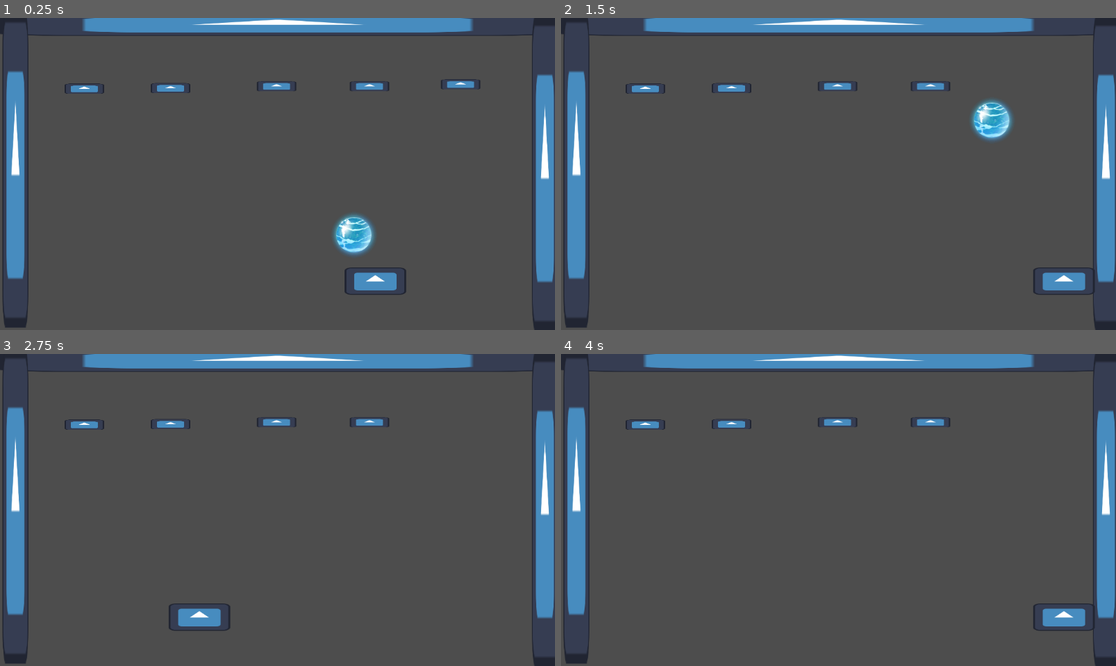
Above: before the commit, frames 1-4 (two rows, left to right).
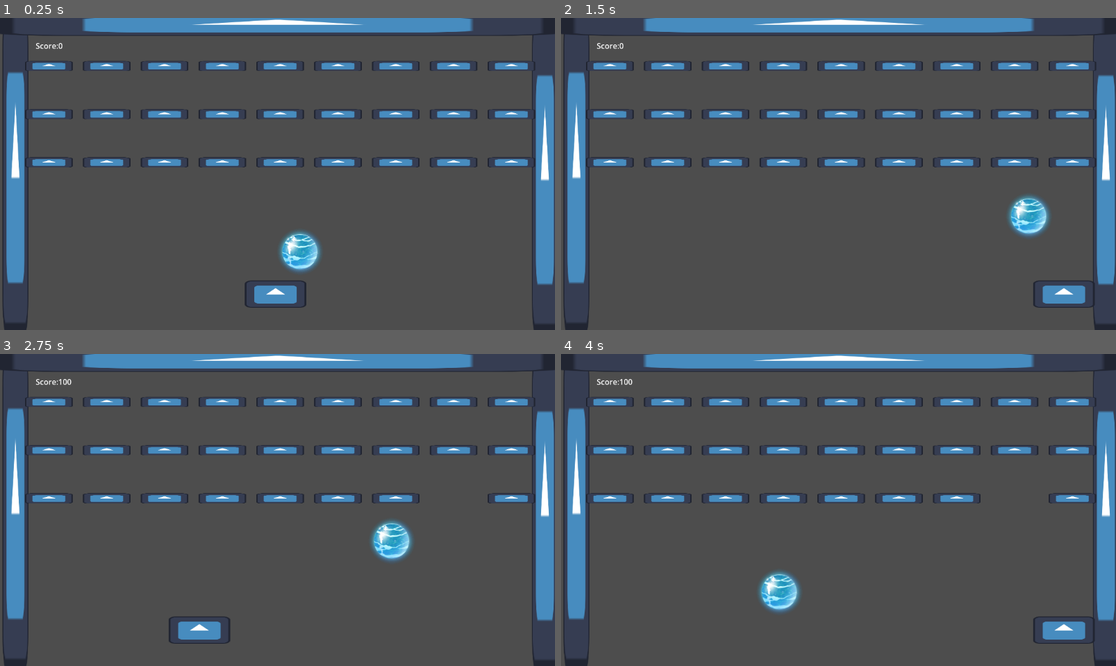
Above: after the commit, the same moments.

Repository: CyanBlaster/Breakout
Game: Godot game, scene res://Scenes/main_screen.tscn
The game is run twice, just before and just after one commit, with the same random seed, the same clock (stepped at 60 frames per second) and the same inputs. The engine's default icon, where the game draws it, is replaced by a stand-in: a white triangle on a blue panel in a dark square.
Inputs (mouse positions are in pixels of both pictures, inside the frame that each line leads up to):
- Up to frame 1 (0.25 s): no input
- Up to frame 2 (1.5 s): tap Enter (ui_accept) at 0.5, 0.77 s; move the mouse to (960, 158) at 0.52 s; hold Right (Right) from 0.53 s (still down); tap Alt at 0.6 s; click (960, 158) at 0.67 s; move the mouse to (727, 189) at 1.27 s; tap Shift at 1.35 s
- Up to frame 3 (2.75 s): tap Enter (ui_accept) at 1.52 s; move the mouse to (333, 441) at 2.02 s; release Right (Right) at 2.03 s; hold Left (Left) from 2.03 s (still down); tap Alt at 2.1 s
- Up to frame 4 (4 s): move the mouse to (810, 572) at 2.77 s; release Left (Left) at 2.78 s; hold Right (Right) from 2.78 s (still down); tap Shift at 2.85 s; click (810, 572) at 2.92 s; tap Enter (ui_accept) at 3.02, 3.77 s; move the mouse to (1005, 556) at 3.52 s; tap Alt at 3.6 s

The runs differ from the first frame. In frame 1, 8.5% of the frame differs, in the area x 0-100%, y 0-100%; in frame 2, 8.0%; in frame 3, 7.1%; in frame 4, 7.1%.

Commit message:
Added score counter and respawning ball.

Diff:
--- a/Scenes/ball.gd
+++ b/Scenes/ball.gd
@@ -7,18 +7,21 @@
 func _ready():
 	velocity = Vector2(1, 1).normalized() * SPEED
 	print(velocity)
+
 func _physics_process(delta: float) -> void:
 	# Add the gravity.
-	var collision: KinematicCollision2D = move_and_collide(velocity * delta)
-	#var collision = move_and_collide(velocity * delta)
-	#if not is_on_floor():
-		#velocity += get_gravity() * delta
-		#print(velocity)
+	var collision = move_and_collide(velocity * delta)
+
 	if collision:
-		var reflect = collision.get_remainder().bounce(collision.get_normal())
+		var collider = collision.get_collider()
+		print('son here 2', collider)
+		if collider.is_in_group('bricks'):
+			print('son here 3')
+			collider.take_damage()
+		#var reflect = collision.get_remainder().bounce(collision.get_normal())
 		velocity = velocity.bounce(collision.get_normal())
 		#velocity.x *= randf_range(0.97, 1.03)
-		move_and_collide(reflect)
+		#move_and_collide(reflect)
 	if(velocity.y == 0):
 		var x = randf_range(-1, 1)
 		if(x >= 0):
@@ -36,5 +39,8 @@
 	#if(velocity.y < 1):
 		#velocity.y += 2
 	print(velocity)
+	if(position.y >= 700):
+		position.y = 450;
+		position.x = 500
 
-	move_and_slide()
+	#move_and_slide()
--- a/Scenes/ball.tscn
+++ b/Scenes/ball.tscn
@@ -6,15 +6,13 @@
 [sub_resource type="CircleShape2D" id="CircleShape2D_cbx31"]
 radius = 37.01351
 
-[node name="Ball" type="Node2D" unique_id=117269277]
-
-[node name="CharacterBody2D" type="CharacterBody2D" parent="." unique_id=1395036742]
+[node name="ball" type="CharacterBody2D" unique_id=285526337]
 script = ExtResource("1_ij5cq")
 
-[node name="CollisionShape2D" type="CollisionShape2D" parent="CharacterBody2D" unique_id=1797398004]
+[node name="CollisionShape2D" type="CollisionShape2D" parent="." unique_id=1797398004]
 shape = SubResource("CircleShape2D_cbx31")
 
-[node name="Sprite2D" type="Sprite2D" parent="CharacterBody2D" unique_id=1110831572]
+[node name="Sprite2D" type="Sprite2D" parent="." unique_id=1110831572]
 texture = ExtResource("1_d60mj")
 region_enabled = true
 region_rect = Rect2(0, 0, 100, 100)
--- a/Scenes/block.gd
+++ b/Scenes/block.gd
@@ -5,19 +5,8 @@
 var points = 100
 var health = 1
 
-
 func take_damage():
 	health -= 1
-
-
-func _process(_delta: float) -> void:
 	if(health <= 0):
-		points += 100
+		globals.point += points
 		queue_free()
-
-
-
-
-func _on_area_2d_body_entered(body: Node2D) -> void:
-	if(body.name != "block"):
-		take_damage()
--- a/Scenes/block.tscn
+++ b/Scenes/block.tscn
@@ -3,33 +3,17 @@
 [ext_resource type="Script" uid="uid://cfbi6mq6siwr8" path="res://Scenes/block.gd" id="1_8o1l4"]
 [ext_resource type="Texture2D" uid="uid://bx86461glea4r" path="res://Sprites/icon.svg" id="1_im0tn"]
 
-[sub_resource type="PhysicsMaterial" id="PhysicsMaterial_8o1l4"]
+[sub_resource type="RectangleShape2D" id="RectangleShape2D_c2iur"]
+size = Vector2(101.625, 22)
 
-[sub_resource type="RectangleShape2D" id="RectangleShape2D_8o1l4"]
-size = Vector2(81, 21)
-
-[sub_resource type="RectangleShape2D" id="RectangleShape2D_c2iur"]
-size = Vector2(78, 18)
-
-[node name="block" type="Node2D" unique_id=365465131]
-
-[node name="block" type="StaticBody2D" parent="." unique_id=1691782023]
-physics_material_override = SubResource("PhysicsMaterial_8o1l4")
+[node name="block" type="StaticBody2D" unique_id=421257657 groups=["bricks"]]
 script = ExtResource("1_8o1l4")
 
-[node name="Sprite2D" type="Sprite2D" parent="block" unique_id=1219076358]
-position = Vector2(31, 0)
-scale = Vector2(0.6367188, 0.1640625)
-texture = ExtResource("1_im0tn")
-
-[node name="Area2D" type="Area2D" parent="block/Sprite2D" unique_id=684407483]
-
-[node name="CollisionShape2D" type="CollisionShape2D" parent="block/Sprite2D/Area2D" unique_id=557052202]
-scale = Vector2(1.570552, 6.095238)
-shape = SubResource("RectangleShape2D_8o1l4")
-
-[node name="CollisionShape2D" type="CollisionShape2D" parent="block" unique_id=892333299]
-position = Vector2(31, 0)
+[node name="CollisionShape2D" type="CollisionShape2D" parent="." unique_id=1233946039]
+position = Vector2(-8.8125, 0)
 shape = SubResource("RectangleShape2D_c2iur")
 
-[connection signal="body_entered" from="block/Sprite2D/Area2D" to="block" method="_on_area_2d_body_entered"]
+[node name="Sprite2D" type="Sprite2D" parent="." unique_id=1219076358]
+position = Vector2(-8.500001, 0)
+scale = Vector2(0.77343744, 0.1640625)
+texture = ExtResource("1_im0tn")
--- /dev/null
+++ b/Scenes/defeat.gd
@@ -0,0 +1 @@
+extends Area2D
--- /dev/null
+++ b/Scenes/label.gd
@@ -0,0 +1,8 @@
+extends Label
+
+var points = 0
+
+
+func _process(_delta: float) -> void:
+	text = "Score:" + str(globals.point)
+	pass
--- a/Scenes/main_screen.gd
+++ b/Scenes/main_screen.gd
@@ -1 +1,12 @@
 extends Node2D
+
+
+var block = preload("res://Scenes/block.tscn")
+
+func _ready():
+	for j in range(1, 4):
+		for i in range(1, 10):
+			var instance = block.instantiate()
+			instance.position.x = i * 120 - 10
+			instance.position.y = 100 * j
+			add_child(instance)
--- a/Scenes/main_screen.tscn
+++ b/Scenes/main_screen.tscn
@@ -1,20 +1,45 @@
 [gd_scene format=3 uid="uid://ddsst4xbib5l1"]
 
 [ext_resource type="Texture2D" uid="uid://bx86461glea4r" path="res://Sprites/icon.svg" id="1_b1vw1"]
+[ext_resource type="Script" uid="uid://cxu0n8nc68fic" path="res://Scenes/main_screen.gd" id="1_qm5cq"]
 [ext_resource type="PackedScene" uid="uid://bfy31wn621ob1" path="res://Scenes/paddle.tscn" id="2_wi85j"]
+[ext_resource type="Script" uid="uid://s056q5k6uhgl" path="res://Scenes/defeat.gd" id="3_salsw"]
 [ext_resource type="PackedScene" uid="uid://b5euf3h358583" path="res://Scenes/ball.tscn" id="3_wi85j"]
-[ext_resource type="PackedScene" uid="uid://c2kylx2p18g63" path="res://Scenes/block.tscn" id="4_y1wm0"]
+[ext_resource type="Script" uid="uid://dn8y32x2r4emo" path="res://Scenes/label.gd" id="5_qm5cq"]
+
+[sub_resource type="RectangleShape2D" id="RectangleShape2D_w0p2i"]
+size = Vector2(50.25, 648)
 
 [sub_resource type="RectangleShape2D" id="RectangleShape2D_7a4el"]
 size = Vector2(1165, 51)
-
-[sub_resource type="RectangleShape2D" id="RectangleShape2D_w0p2i"]
-size = Vector2(50.25, 648)
 
 [sub_resource type="RectangleShape2D" id="RectangleShape2D_4sclt"]
 size = Vector2(1155, 27)
 
 [node name="Node2D" type="Node2D" unique_id=650036331]
+script = ExtResource("1_qm5cq")
+
+[node name="Wall 1" type="StaticBody2D" parent="." unique_id=1892892575]
+
+[node name="CollisionShape2D" type="CollisionShape2D" parent="Wall 1" unique_id=287645446]
+position = Vector2(25.875, 320)
+shape = SubResource("RectangleShape2D_w0p2i")
+
+[node name="Sprite2D" type="Sprite2D" parent="Wall 1" unique_id=1333093585]
+position = Vector2(32, 321.5)
+scale = Vector2(0.421875, 5.195312)
+texture = ExtResource("1_b1vw1")
+
+[node name="Wall 2" type="StaticBody2D" parent="." unique_id=1990103827]
+
+[node name="CollisionShape2D" type="CollisionShape2D" parent="Wall 2" unique_id=1166612677]
+position = Vector2(1133, 322)
+shape = SubResource("RectangleShape2D_w0p2i")
+
+[node name="Sprite2D" type="Sprite2D" parent="Wall 2" unique_id=2075012411]
+position = Vector2(1131, 326)
+scale = Vector2(0.421875, 5.15625)
+texture = ExtResource("1_b1vw1")
 
 [node name="Wall 3" type="StaticBody2D" parent="." unique_id=1762178128]
 
@@ -27,51 +52,23 @@
 scale = Vector2(9.1484375, 0.3671875)
 texture = ExtResource("1_b1vw1")
 
-[node name="Wall 2" type="StaticBody2D" parent="." unique_id=1990103827]
+[node name="Defeat" type="Area2D" parent="." unique_id=1976548037]
+script = ExtResource("3_salsw")
 
-[node name="CollisionShape2D" type="CollisionShape2D" parent="Wall 2" unique_id=1166612677]
-position = Vector2(1133, 322)
-shape = SubResource("RectangleShape2D_w0p2i")
-
-[node name="Sprite2D" type="Sprite2D" parent="Wall 2" unique_id=2075012411]
-position = Vector2(1131, 323)
-scale = Vector2(0.421875, 5.109375)
-texture = ExtResource("1_b1vw1")
-
-[node name="Paddle" parent="." unique_id=889561999 instance=ExtResource("2_wi85j")]
-position = Vector2(779, 546)
-
-[node name="Area2D" type="Area2D" parent="." unique_id=1976548037]
-
-[node name="CollisionShape2D" type="CollisionShape2D" parent="Area2D" unique_id=262995891]
+[node name="CollisionShape2D" type="CollisionShape2D" parent="Defeat" unique_id=262995891]
 position = Vector2(577, 641.5)
 shape = SubResource("RectangleShape2D_4sclt")
 
-[node name="Wall 1" type="StaticBody2D" parent="." unique_id=1892892575]
+[node name="Ball" parent="." unique_id=117269277 instance=ExtResource("3_wi85j")]
+position = Vector2(570, 433)
 
-[node name="CollisionShape2D" type="CollisionShape2D" parent="Wall 1" unique_id=287645446]
-position = Vector2(25.875, 320)
-shape = SubResource("RectangleShape2D_w0p2i")
+[node name="Paddle" parent="." unique_id=312043175 instance=ExtResource("2_wi85j")]
+position = Vector2(572, 573)
 
-[node name="Sprite2D" type="Sprite2D" parent="Wall 1" unique_id=1333093585]
-position = Vector2(32, 316.00003)
-scale = Vector2(0.421875, 5.109375)
-texture = ExtResource("1_b1vw1")
-
-[node name="Ball" parent="." unique_id=117269277 instance=ExtResource("3_wi85j")]
-position = Vector2(629, 345)
-
-[node name="block" parent="." unique_id=1583465721 instance=ExtResource("4_y1wm0")]
-position = Vector2(144, 147)
-
-[node name="block2" parent="." unique_id=266943622 instance=ExtResource("4_y1wm0")]
-position = Vector2(925, 138)
-
-[node name="block3" parent="." unique_id=1082656801 instance=ExtResource("4_y1wm0")]
-position = Vector2(323, 146)
-
-[node name="block4" parent="." unique_id=693895912 instance=ExtResource("4_y1wm0")]
-position = Vector2(736, 142)
-
-[node name="block5" parent="." unique_id=1258551048 instance=ExtResource("4_y1wm0")]
-position = Vector2(543, 142)
+[node name="Label" type="Label" parent="." unique_id=1000387870]
+offset_left = 74.0
+offset_top = 46.0
+offset_right = 122.0
+offset_bottom = 69.0
+text = "Score:"
+script = ExtResource("5_qm5cq")
--- /dev/null
+++ b/Scenes/paddle.gd
@@ -0,0 +1,34 @@
+extends CharacterBody2D
+
+
+const SPEED = 900.0
+const JUMP_VELOCITY = -400.0
+
+
+@onready var y = position.y
+var detect = 1
+
+func _physics_process(_delta: float) -> void:
+
+	if(position.y != y):
+		position.y = y
+	# Add the gravity.
+	#if not is_on_floor():
+		#velocity += get_gravity() * delta
+
+	# Get the input direction and handle the movement/deceleration.
+	# As good practice, you should replace UI actions with custom gameplay actions.
+	var direction := Input.get_axis("Left", "Right")
+	if direction:
+		velocity.x = direction * SPEED * detect
+	else:
+		velocity.x = move_toward(velocity.x, 0, SPEED)
+
+	move_and_slide()
+func _on_area_2d_area_entered(area: Area2D) -> void:
+	if(area.name == "Area2D"):
+		detect = 0
+
+func _on_area_2d_body_entered(_body: Node2D) -> void:
+	print("ow")
+	velocity.y = 0
--- a/Scenes/paddle.tscn
+++ b/Scenes/paddle.tscn
@@ -1,21 +1,18 @@
 [gd_scene format=3 uid="uid://bfy31wn621ob1"]
 
 [ext_resource type="Texture2D" uid="uid://bx86461glea4r" path="res://Sprites/icon.svg" id="1_0sbc1"]
-[ext_resource type="Script" uid="uid://cmf5o2ij3qnve" path="res://Scripts/character_body_2d.gd" id="1_tbytw"]
+[ext_resource type="Script" uid="uid://jf8pc1dhaysm" path="res://Scenes/paddle.gd" id="1_krcey"]
 
 [sub_resource type="RectangleShape2D" id="RectangleShape2D_krcey"]
 size = Vector2(128, 58)
 
-[node name="Paddle" type="Node2D" unique_id=944186852]
+[node name="Paddle" type="CharacterBody2D" unique_id=312043175]
+script = ExtResource("1_krcey")
 
-[node name="CharacterBody2D" type="CharacterBody2D" parent="." unique_id=877870628]
-platform_on_leave = 2
-script = ExtResource("1_tbytw")
-
-[node name="Sprite2D" type="Sprite2D" parent="CharacterBody2D" unique_id=1892628330]
+[node name="Sprite2D" type="Sprite2D" parent="." unique_id=1892628330]
 position = Vector2(0, 0.5)
 scale = Vector2(1, 0.4453125)
 texture = ExtResource("1_0sbc1")
 
-[node name="CollisionShape2D" type="CollisionShape2D" parent="CharacterBody2D" unique_id=625861769]
+[node name="CollisionShape2D" type="CollisionShape2D" parent="." unique_id=625861769]
 shape = SubResource("RectangleShape2D_krcey")
--- /dev/null
+++ b/globals.gd
@@ -0,0 +1,2 @@
+extends Node
+var point = 0
--- a/project.godot
+++ b/project.godot
@@ -19,6 +19,10 @@
 config/features=PackedStringArray("4.6", "Forward Plus")
 config/icon="res://Sprites/icon.svg"
 
+[autoload]
+
+globals="*uid://c3mumcum60sod"
+
 [editor_plugins]
 
 enabled=PackedStringArray("res://addons/godot_super-wakatime/plugin.cfg")
Not shown, added: Scenes/defeat.gd.uid
Not shown, added: Scenes/label.gd.uid
Not shown, added: Scenes/paddle.gd.uid
Not shown, added: globals.gd.uid
